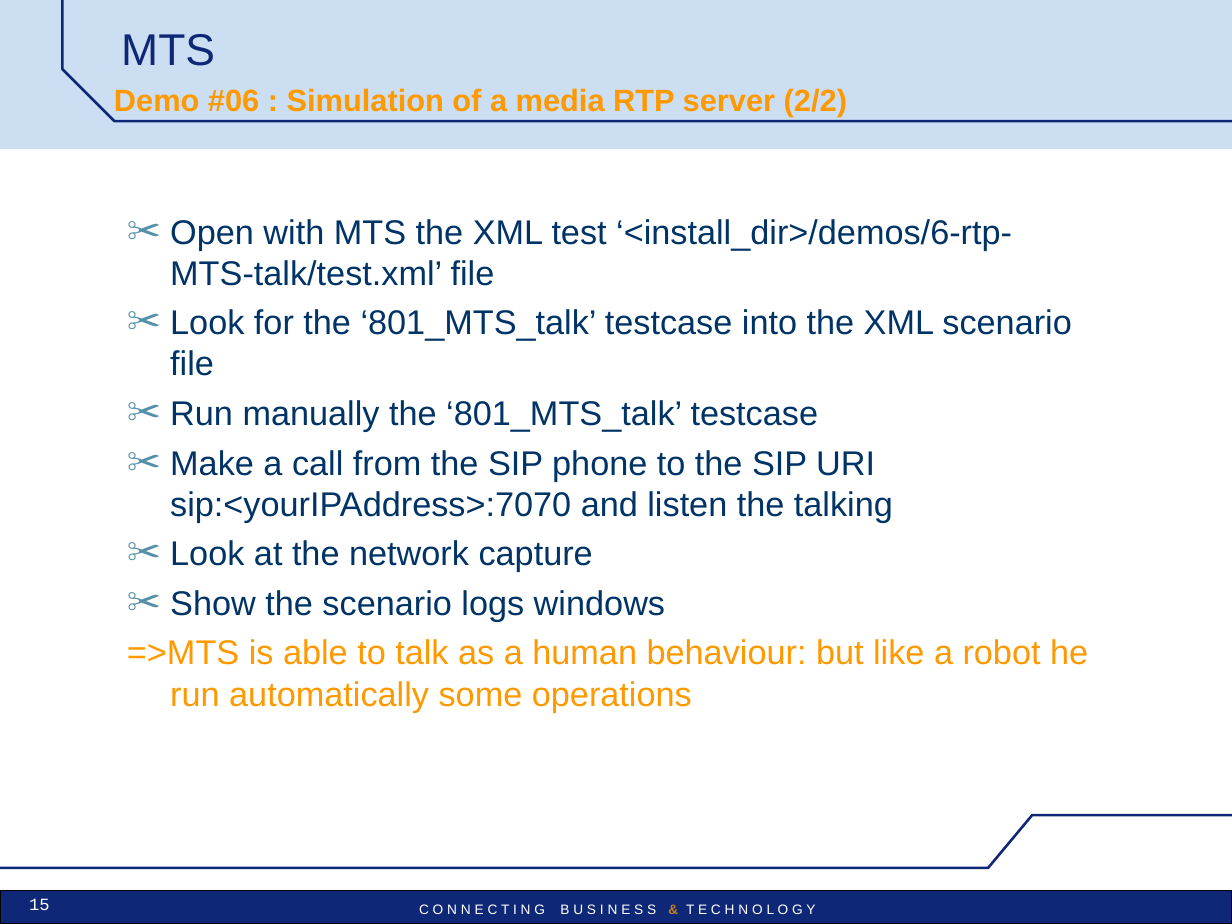
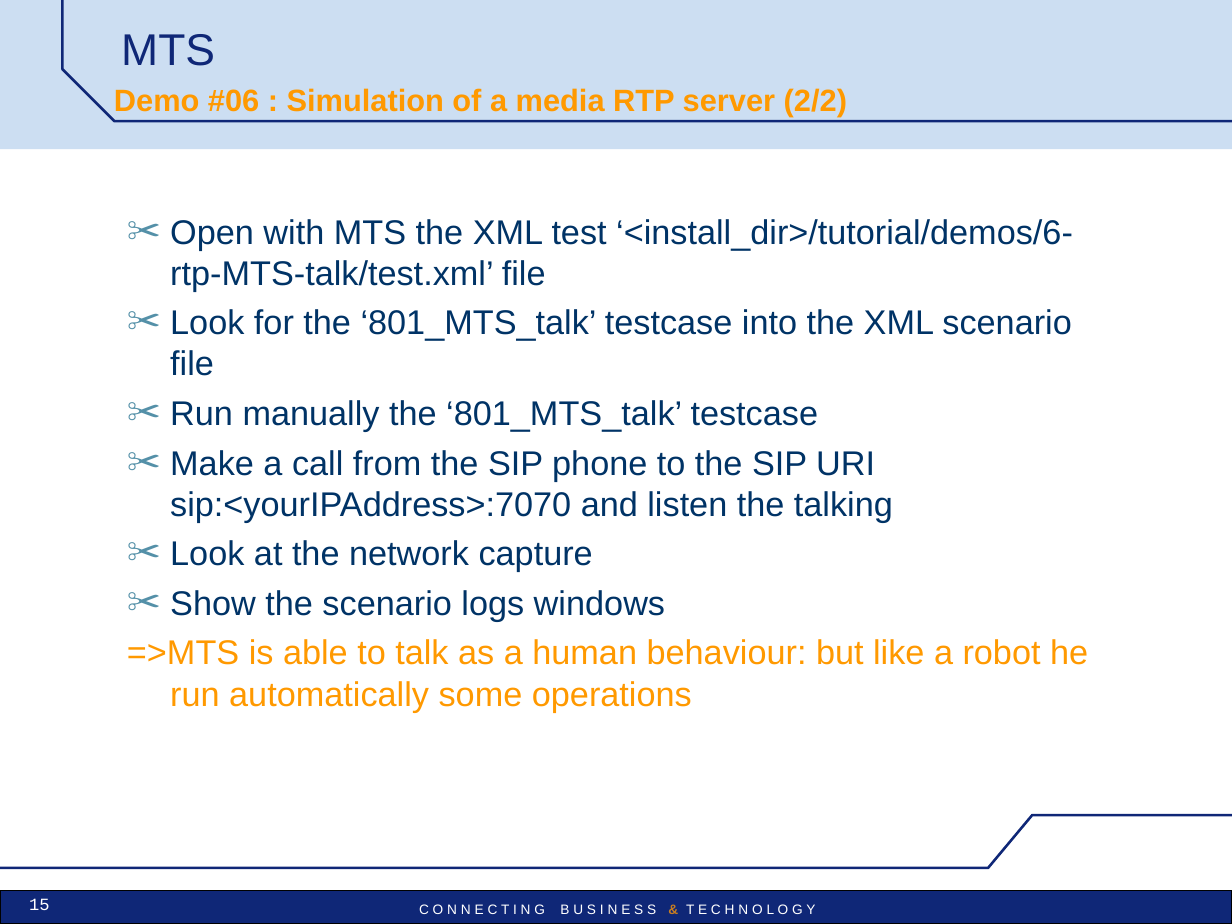
Before and after one commit to uttamhoode9/mts-trunk, a slide deck: slide 15 of mts/src/main/doc/MTS_pres_demos.ppt. Drawn at 1232x924 pixels with LibreOffice and Linux fonts; fonts in the diff are those of the drawing; background and template pictures are left out. Boxes give left, top, right and bottom in pixels: in the first picture for what was removed or moved away, otherwise in the second. Text is boxed around its words. In the diff, an @@ line names an element or a change of style, - is before the commit and + after.

```diff
--- a/mts/src/main/doc/MTS_pres_demos.ppt
+++ b/mts/src/main/doc/MTS_pres_demos.ppt
@@ text at [170, 219, 1073, 291]: text changed @@
-✂ Open with MTS the XML test ‘<install_dir>/demos/6-rtp-MTS-talk/test.xml’ file
+✂ Open with MTS the XML test ‘<install_dir>/tutorial/demos/6-rtp-MTS-talk/test.xml’ file
```
Also in this commit, not shown: 14 other slides changed, 2 slides added.
